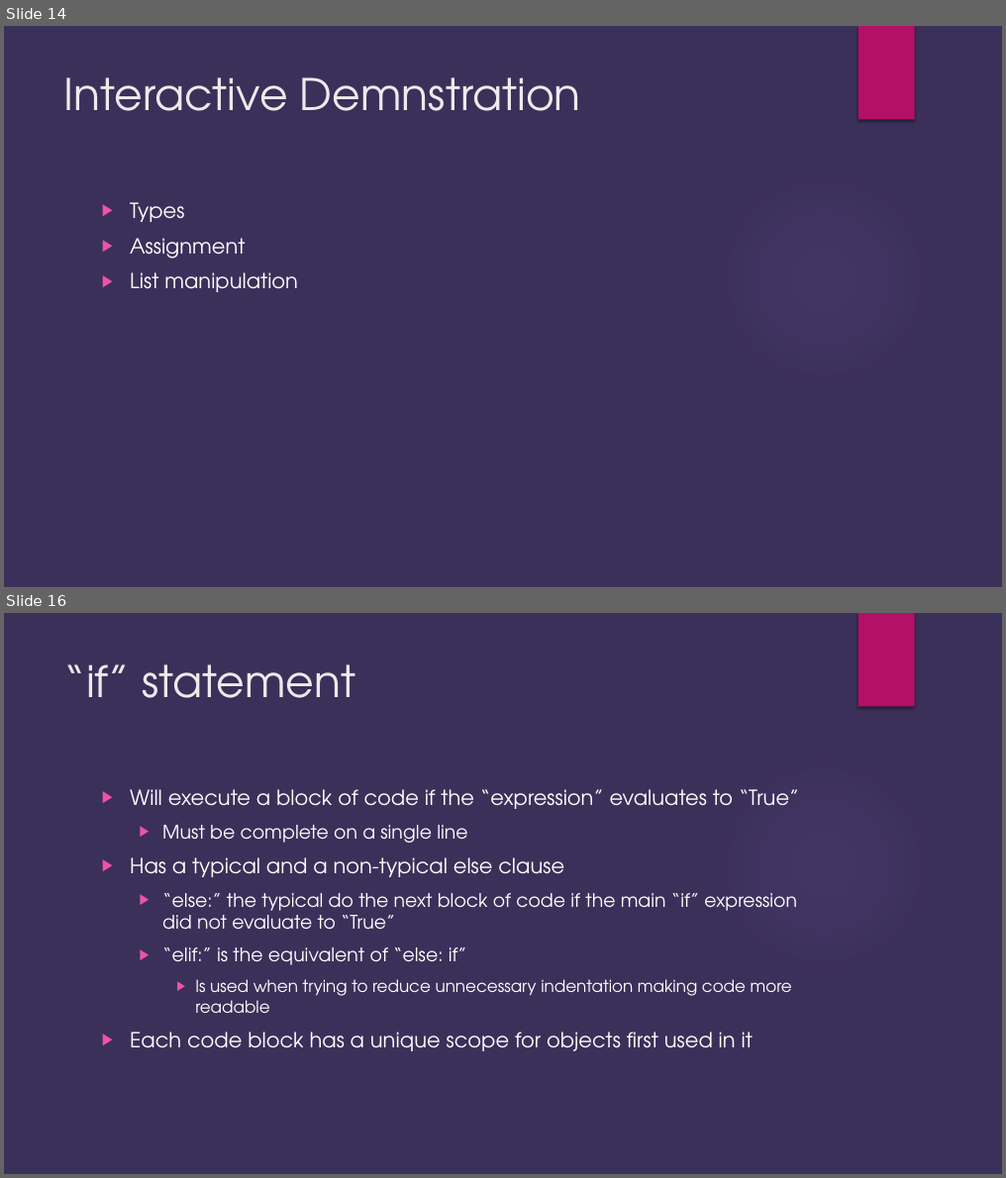
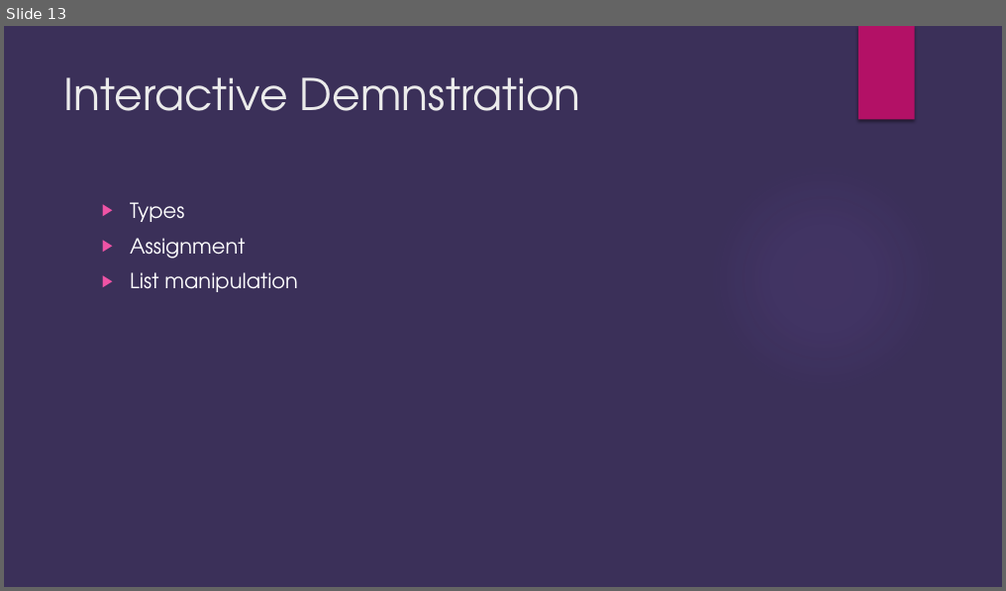
Before and after one commit to brianjgrier/Python-Overview, a slide deck: Python Introduction.pptx. Shown one above the other, each under a label of ours: slides 14 and 16 before the commit, slide 13 after it; the slides between them are not shown. The pictures are 1006x1178 and 1006x591 pixels, drawn with LibreOffice and Linux fonts; fonts in the diff are those of the drawing; background and template pictures are left out. Boxes give left, top, right and bottom in pixels: in the first picture for what was removed or moved away, otherwise in the second. Text is boxed around its words. In the diff, an @@ line names an element or a change of style, - is before the commit and + after.

```diff
--- a/Python Introduction.pptx
+++ b/Python Introduction.pptx
@@ slide 16 removed at box(4, 613, 1002, 1174), background #3B3059; not listed: 2 template elements that a slide beside it also shows @@
@@ title removed at box(64, 664, 355, 698) @@
-“if” statement
@@ text removed at box(130, 789, 799, 1052) @@
-▶ Will execute a block of code if the “expression” evaluates to “True”
-  ▶ Must be complete on a single line
-▶ Has a typical and a non-typical else clause
-  ▶ “else:” the typical do the next block of code if the main “if” expression did not evaluate to “True”
-  ▶ “elif:” is the equivalent of “else: if”
-    ▶ Is used when trying to reduce unnecessary indentation making code more readable
-▶ Each code block has a unique scope for objects first used in it
@@ what was slide 14 is now slide 13 @@
```
Also in this commit, not shown: 10 slides changed, 7 other slides removed.
